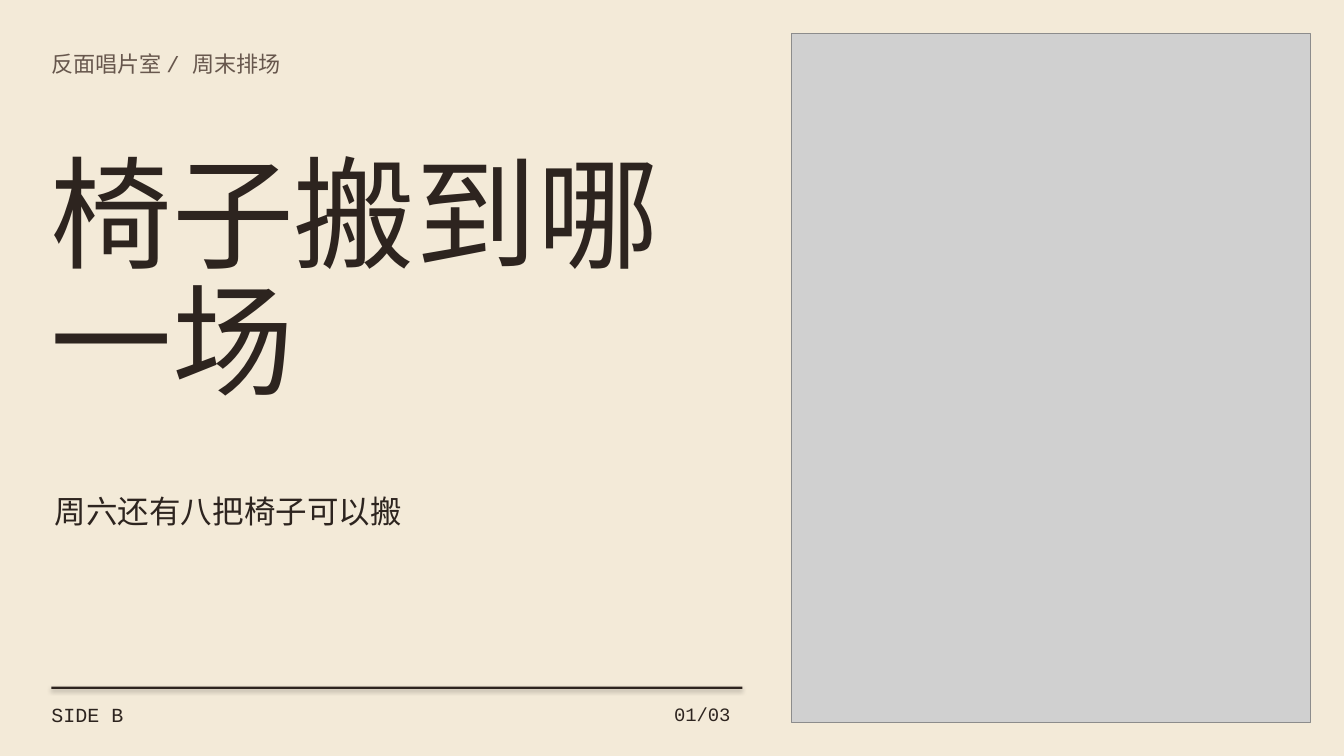
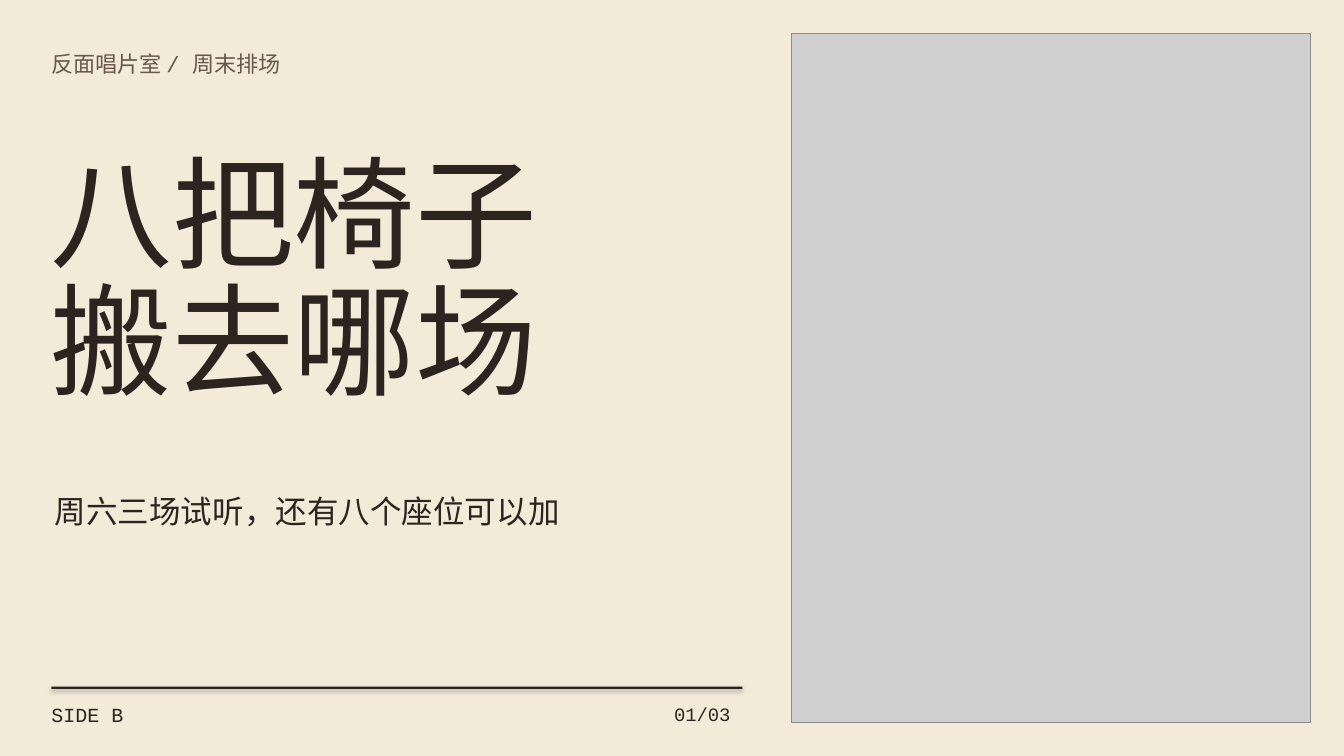
Before and after one commit to joeymilano/joey-design, a slide deck: slide 1 of docs/listening-room.pptx. Drawn at 1344x756 pixels with LibreOffice and Linux fonts; fonts in the diff are those of the drawing; grey boxes stand for pictures. Boxes give left, top, right and bottom in pixels: in the first picture for what was removed or moved away, otherwise in the second. Text is boxed around its words. In the diff, an @@ line names an element or a change of style, - is before the commit and + after.

Commit message:
Compare two presentation approaches and address browser findings

```diff
--- a/docs/listening-room.pptx
+++ b/docs/listening-room.pptx
@@ text at <box>50,156,537,396</box>: text changed @@
-椅子搬到哪
-一场
+八把椅子
+搬去哪场
@@ text at <box>55,496,560,526</box>: text changed @@
-周六还有八把椅子可以搬
+周六三场试听，还有八个座位可以加
```
Also in this commit, not shown: 14 other files.
